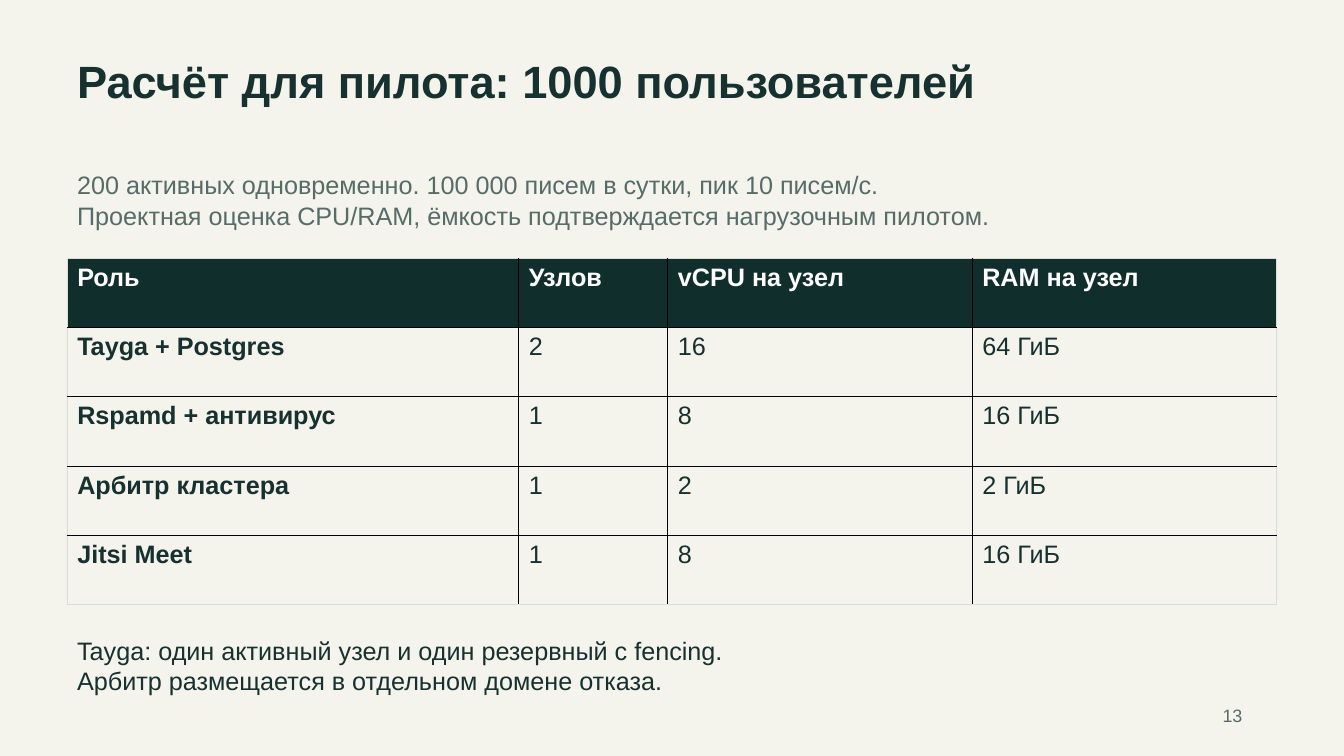
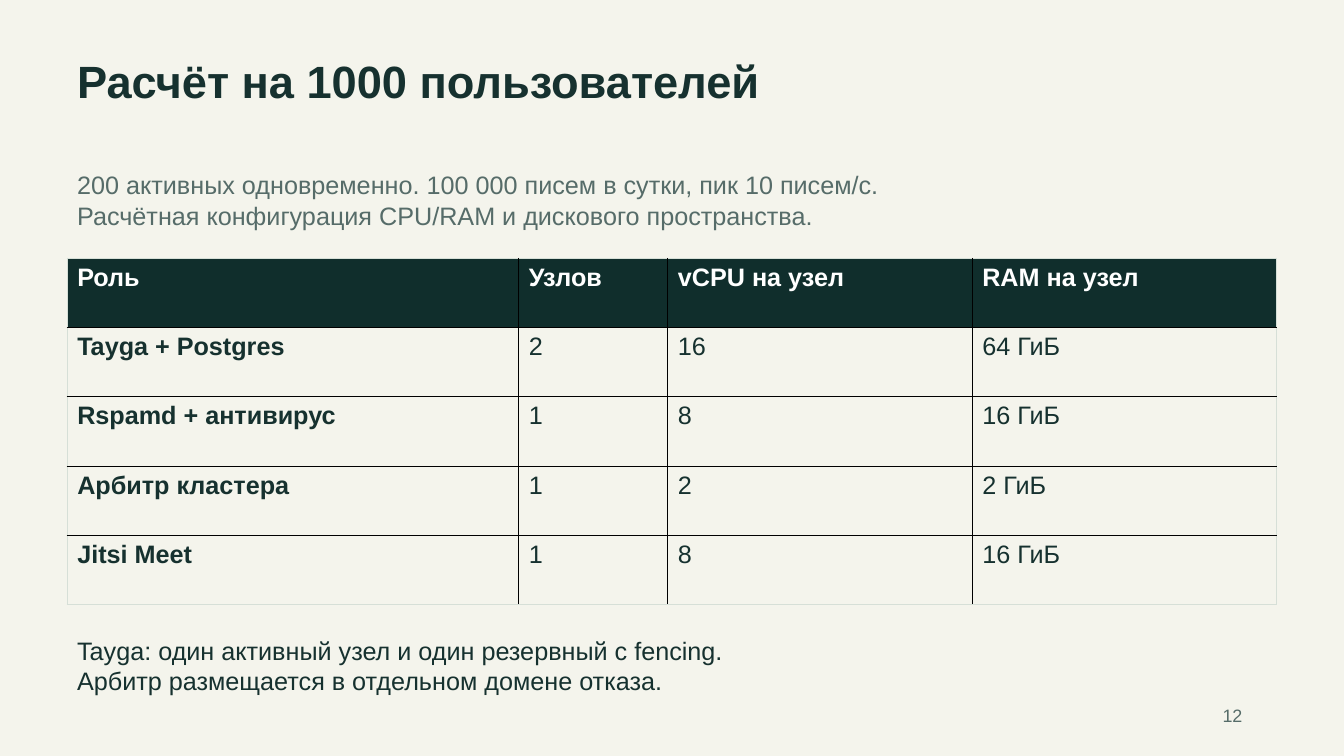
Before and after one commit to rkislov/tayga-mail-server, a slide deck: slide 12 of docs/presentations/tayga-competitors-2026-11-19.pptx (slide 13 before the commit). Drawn at 1344x756 pixels with LibreOffice and Linux fonts; fonts in the diff are those of the drawing. Boxes give left, top, right and bottom in pixels: in the first picture for what was removed or moved away, otherwise in the second. Text is boxed around its words. In the diff, an @@ line names an element or a change of style, - is before the commit and + after.

```diff
--- a/docs/presentations/tayga-competitors-2026-11-19.pptx
+++ b/docs/presentations/tayga-competitors-2026-11-19.pptx
@@ text at (x1=77, y1=64, x2=760, y2=99): text changed @@
-Расчёт для пилота: 1000 пользователей
+Расчёт на 1000 пользователей
@@ text at (x1=77, y1=207, x2=813, y2=230): text changed @@
-Проектная оценка CPU/RAM, ёмкость подтверждается нагрузочным пилотом.
+Расчётная конфигурация CPU/RAM и дискового пространства.
@@ text at (x1=1223, y1=709, x2=1243, y2=722): text changed @@
-13
+12
```
Also in this commit, not shown: 36 other slides changed, 2 slides removed, 4 other files.
